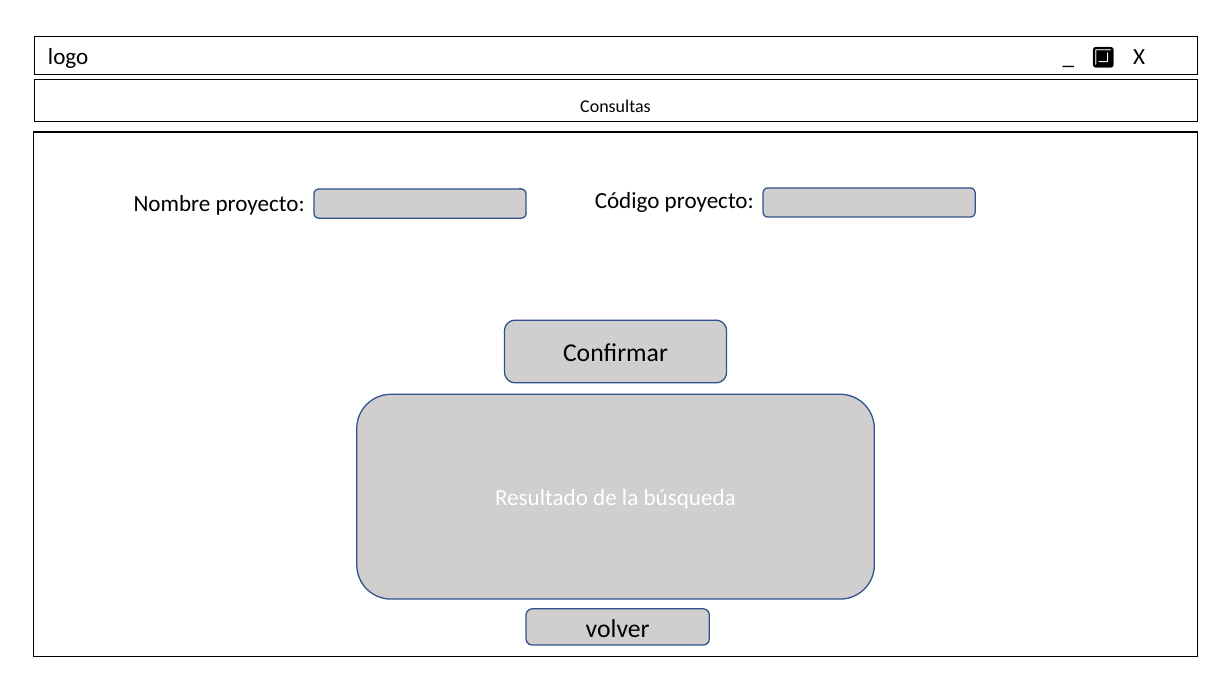
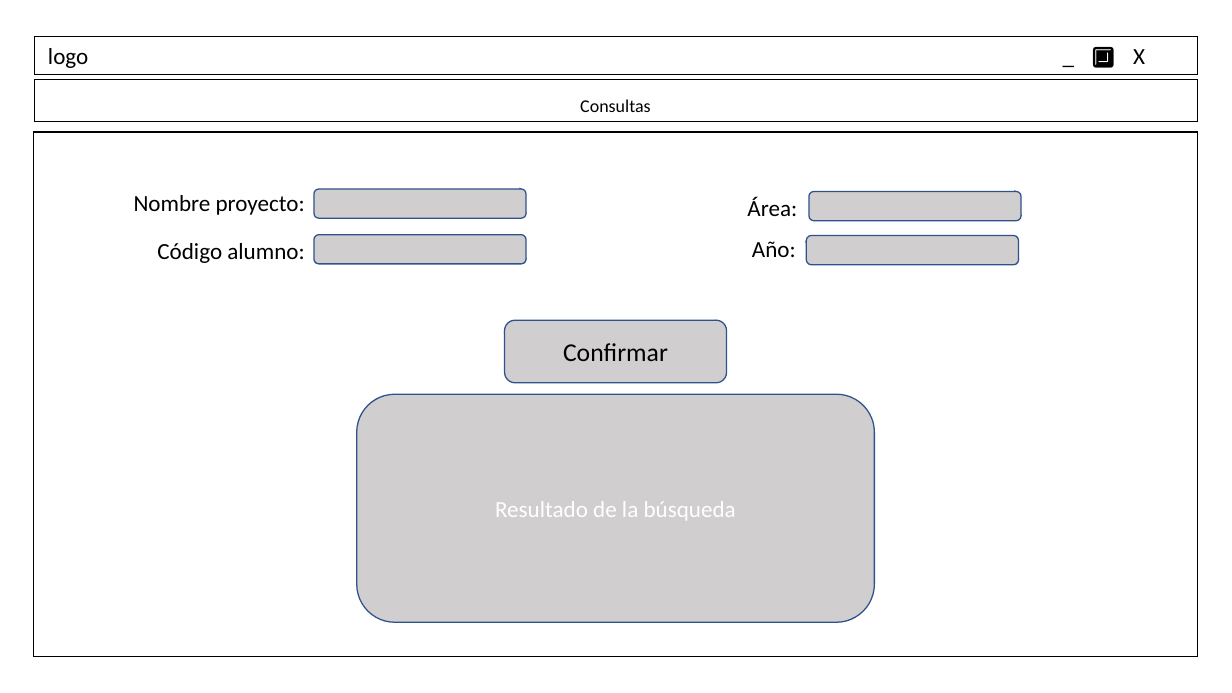
Before and after one commit to ElenaSaugar/PROYECTO-INTEGRADOR, a slide deck: slide 6 of Programacion/MockUp.odp (slide 7 before the commit). Drawn at 1232x693 pixels with LibreOffice and Linux fonts; fonts in the diff are those of the drawing. Boxes give left, top, right and bottom in pixels: in the first picture for what was removed or moved away, otherwise in the second. Text is boxed around its words. In the diff, an @@ line names an element or a change of style, - is before the commit and + after.

```diff
--- a/Programacion/MockUp.odp
+++ b/Programacion/MockUp.odp
@@ text removed at [595,192,754,212] @@
-Código proyecto:
@@ text added at [747,197,797,216], 18 pt, text #000000 @@
+Área:
@@ freeform shape: place and size @@
-freeform shape at [763,188,976,217]
+freeform shape at [810,191,1022,221]
@@ freeform shape added at [314,235,527,264], fill #D0CECE, outline #2F528F 0.99 pt @@
@@ freeform shape added at [807,236,1019,265], fill #D0CECE, outline #2F528F 0.99 pt @@
@@ text added at [157,243,304,263], 18 pt, text #000000 @@
+Código alumno:
@@ text added at [752,241,796,257], 18 pt, text #000000 @@
+Año:
@@ freeform shape "Resultado de la búsqueda": place and size @@
-freeform shape "Resultado de la búsqueda" at [357,395,874,600]
+freeform shape "Resultado de la búsqueda" at [357,395,874,623]
@@ freeform shape removed at [526,609,709,645] @@
-volver
```
Also in this commit, not shown: 5 other slides changed, 1 slide removed.
